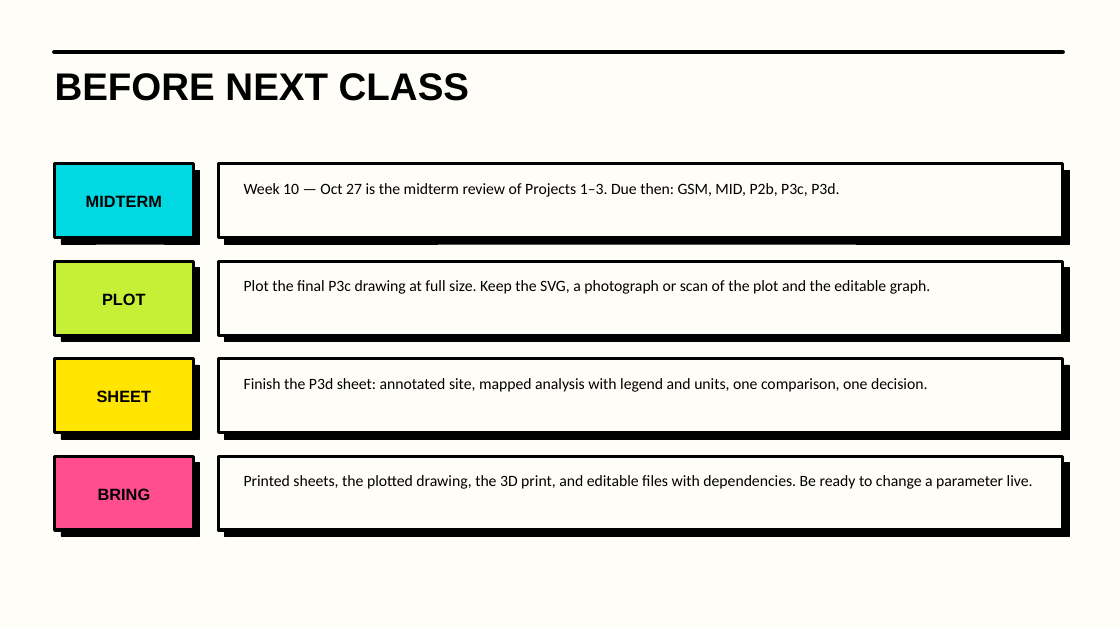
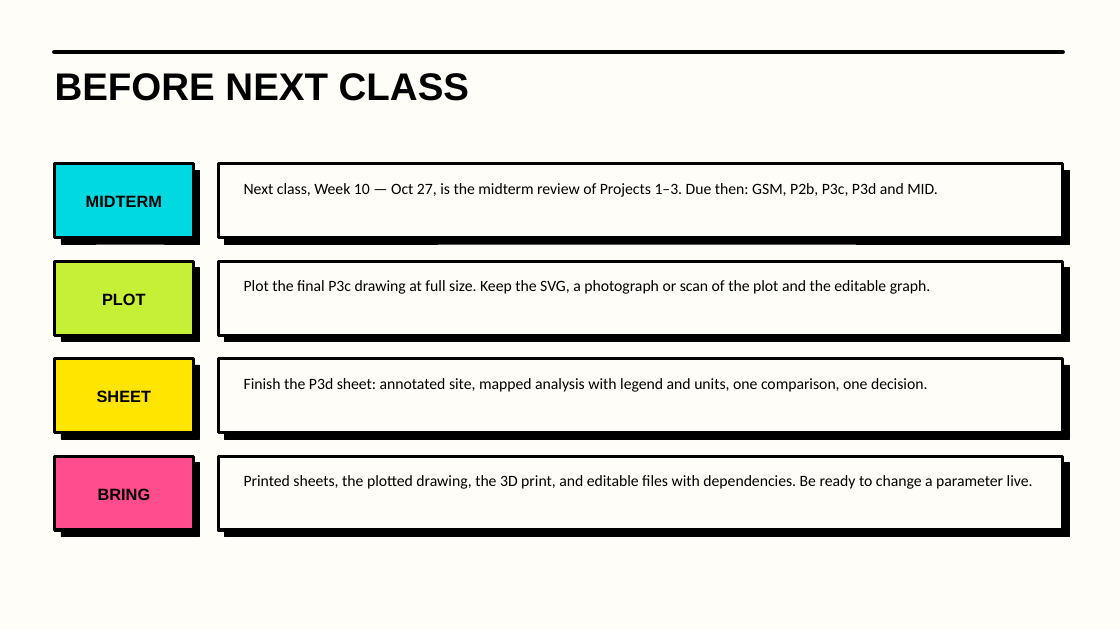
Before and after one commit to luigipacheco/arc3133, a slide deck: slide 10 of slides/ARC3133_Class09.pptx (slide 11 before the commit). Drawn at 1120x630 pixels with LibreOffice and Linux fonts; fonts in the diff are those of the drawing. Boxes give left, top, right and bottom in pixels: in the first picture for what was removed or moved away, otherwise in the second. Text is boxed around its words. In the diff, an @@ line names an element or a change of style, - is before the commit and + after.

```diff
--- a/slides/ARC3133_Class09.pptx
+++ b/slides/ARC3133_Class09.pptx
@@ text at (244,183,938,197): text changed @@
-Week 10 — Oct 27 is the midterm review of Projects 1–3. Due then: GSM, MID, P2b, P3c, P3d.
+Next class, Week 10 — Oct 27, is the midterm review of Projects 1–3. Due then: GSM, P2b, P3c, P3d and MID.
```
Also in this commit, not shown: 4 other slides changed, 4 slides added, 5 slides removed, 10 other files.
